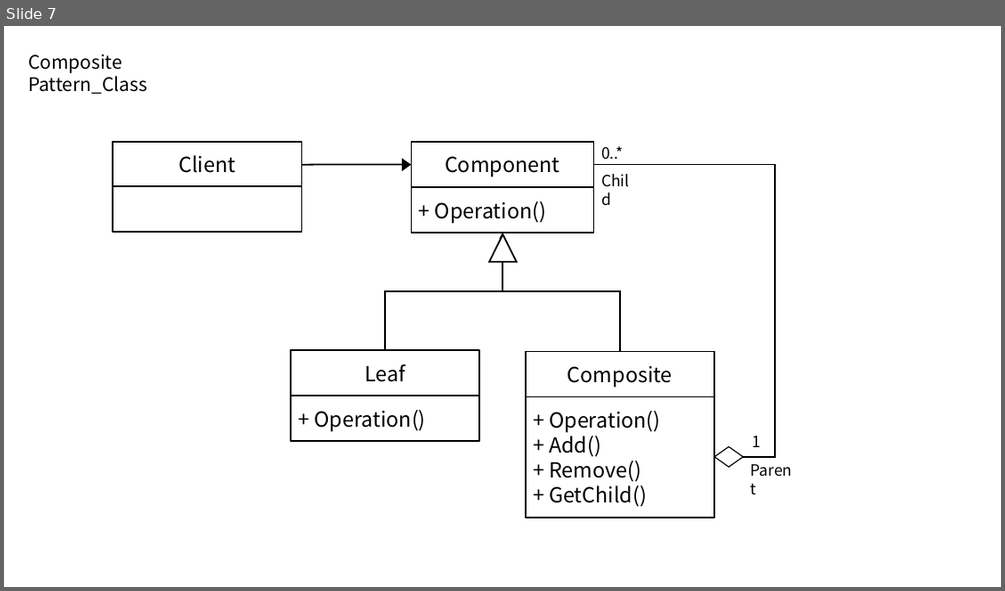
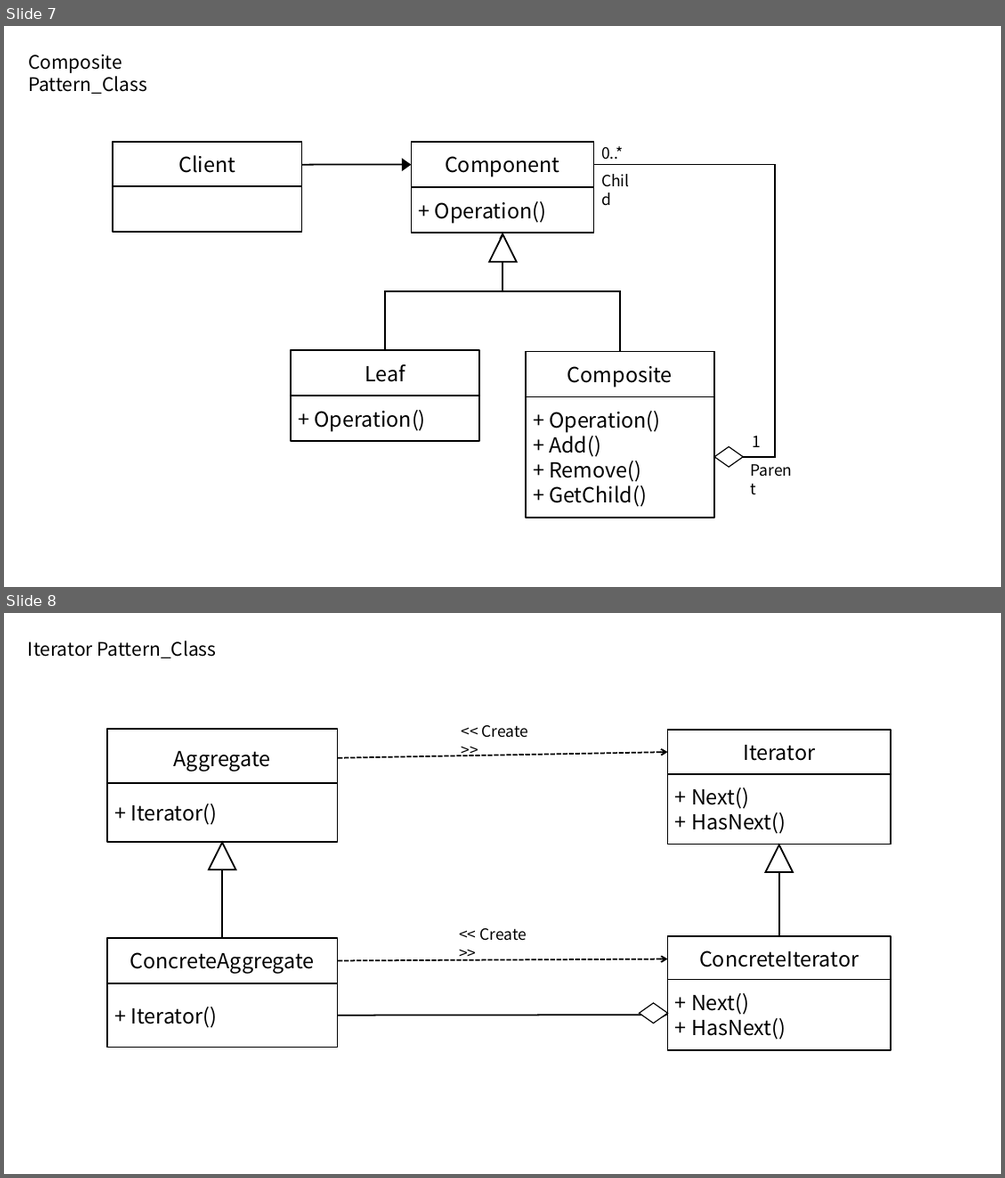
Before and after one commit to tireDep/InhaUniv_Education, a slide deck: 00. 기획 수업/과제/201031 기획과제_디자인패턴 uml.pptx. Shown one above the other, each under a label of ours: slide 7 before the commit, slides 7 and 8 after it. The pictures are 1005x591 and 1005x1178 pixels, drawn with LibreOffice and Linux fonts; fonts in the diff are those of the drawing. Boxes give left, top, right and bottom in pixels: in the first picture for what was removed or moved away, otherwise in the second. Text is boxed around its words. In the diff, an @@ line names an element or a change of style, - is before the commit and + after.

```diff
--- a/00. 기획 수업/과제/201031 기획과제_디자인패턴 uml.pptx
+++ b/00. 기획 수업/과제/201031 기획과제_디자인패턴 uml.pptx
@@ slide 8 added at <box>4,613,1001,1174</box>, background #FFFFFF @@
@@ text added at <box>28,641,217,658</box>, 18 pt, text #000000 @@
+Iterator Pattern_Class
@@ rectangle added at <box>107,729,338,787</box>, fill #FFFFFF, outline #000000 1.5 pt, 20 pt, text #000000 @@
+Aggregate
@@ text added at <box>482,725,529,738</box>, 15 pt, text #000000 @@
+<< Create >>
@@ rectangle added at <box>668,730,890,775</box>, fill #FFFFFF, outline #000000 1.5 pt, 20 pt, text #000000 @@
+Iterator
@@ arrow added from (338, 758) to (668, 752), #000000 1.5 pt dashed @@
@@ rectangle added at <box>107,784,338,842</box>, fill #FFFFFF, outline #000000 1.5 pt, 20 pt, text #000000 @@
++ Iterator()
@@ rectangle added at <box>668,774,890,844</box>, fill #FFFFFF, outline #000000 1.5 pt, 20 pt, text #000000 @@
++ Next()
++ HasNext()
@@ triangle added at <box>209,843,235,869</box>, fill #FFFFFF, outline #000000 1.5 pt @@
@@ arrow added from (222, 938) to (222, 842), #000000 1.5 pt @@
@@ triangle added at <box>765,844,793,872</box>, fill #FFFFFF, outline #000000 1.5 pt @@
@@ arrow added from (779, 936) to (779, 844), #000000 1.5 pt @@
@@ text added at <box>480,928,527,941</box>, 15 pt, text #000000 @@
+<< Create >>
@@ rectangle added at <box>107,938,338,984</box>, fill #FFFFFF, outline #000000 1.5 pt, 20 pt, text #000000 @@
+ConcreteAggregate
@@ arrow added from (338, 961) to (668, 959), #000000 1.5 pt dashed @@
@@ rectangle added at <box>668,936,890,981</box>, fill #FFFFFF, outline #000000 1.5 pt, 20 pt, text #000000 @@
+ConcreteIterator
@@ rectangle added at <box>107,983,338,1046</box>, fill #FFFFFF, outline #000000 1.5 pt, 20 pt, text #000000 @@
++ Iterator()
@@ rectangle added at <box>668,980,890,1050</box>, fill #FFFFFF, outline #000000 1.5 pt, 20 pt, text #000000 @@
++ Next()
++ HasNext()
@@ diamond added at <box>639,1003,667,1022</box>, fill #FFFFFF, outline #000000 1 pt @@
@@ arrow added from (338, 1015) to (668, 1014), #000000 1.5 pt @@
```
Also in this commit, not shown: 1 other slide added, 18 other files.
